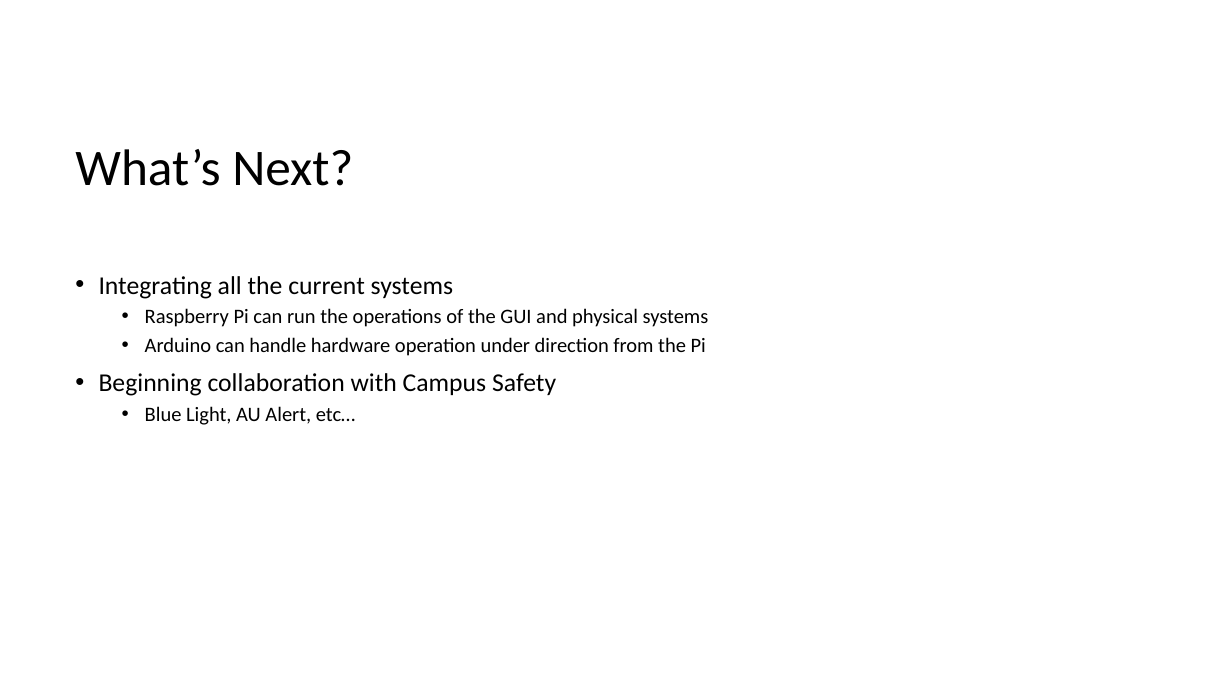
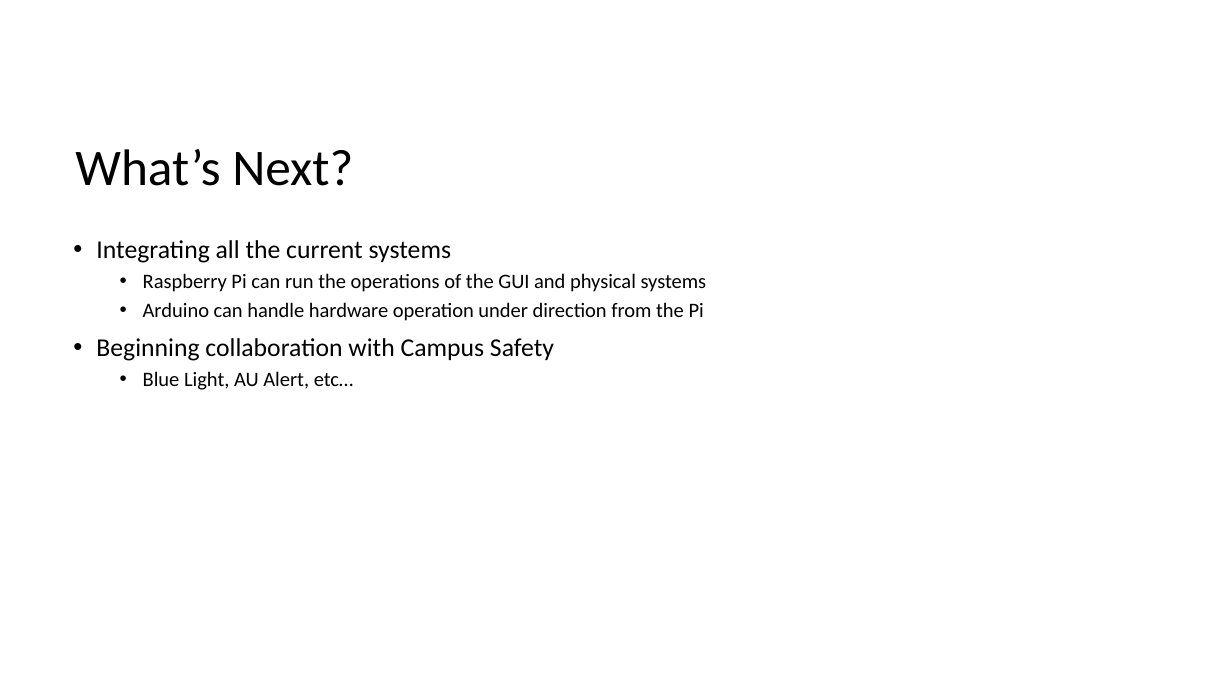
Before and after one commit to MaxwellBot/Main, a slide deck: slide 7 of Safety Demonstration 9.23.19.pptx. Drawn at 1232x693 pixels with LibreOffice and Linux fonts; fonts in the diff are those of the drawing. Boxes give left, top, right and bottom in pixels: in the first picture for what was removed or moved away, otherwise in the second. Text is boxed around its words. In the diff, an @@ line names an element or a change of style, - is before the commit and + after.

```diff
--- a/Safety Demonstration 9.23.19.pptx
+++ b/Safety Demonstration 9.23.19.pptx
@@ text "Integrating all the current systems" moved from (x1=99, y1=276, x2=709, y2=425) to (x1=96, y1=240, x2=707, y2=390) @@
```
Also in this commit, not shown: 1 slide added.
